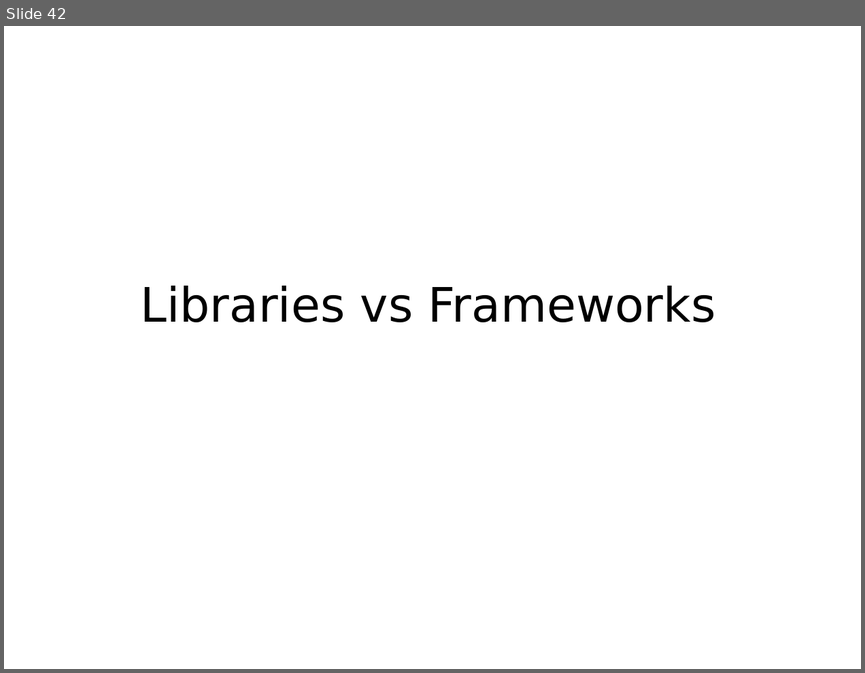
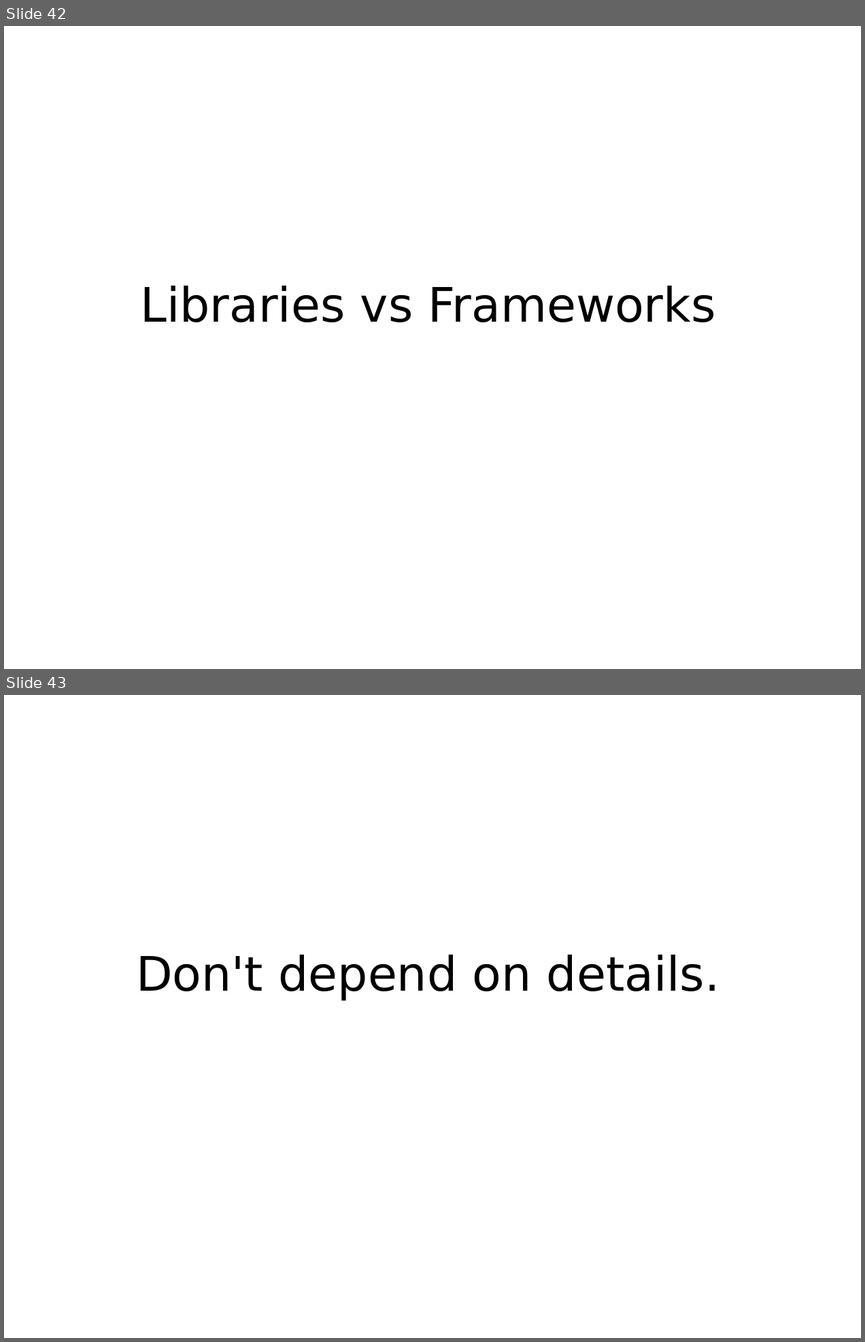
Before and after one commit to mkohler/embedded_python_presentation, a slide deck: embedded_python.odp. Shown one above the other, each under a label of ours: slide 42 before the commit, slides 42 and 43 after it. The pictures are 865x673 and 865x1342 pixels, drawn with LibreOffice and Linux fonts; fonts in the diff are those of the drawing. Boxes give left, top, right and bottom in pixels: in the first picture for what was removed or moved away, otherwise in the second. Text is boxed around its words. In the diff, an @@ line names an element or a change of style, - is before the commit and + after.

```diff
--- a/embedded_python.odp
+++ b/embedded_python.odp
@@ slide 43 added at box(4, 695, 861, 1338), background #FFFFFF @@
@@ title added at box(136, 955, 720, 1000), 44 pt, text #000000 @@
+Don't depend on details.
```
Also in this commit, not shown: 4 other slides added, 1 other file.
